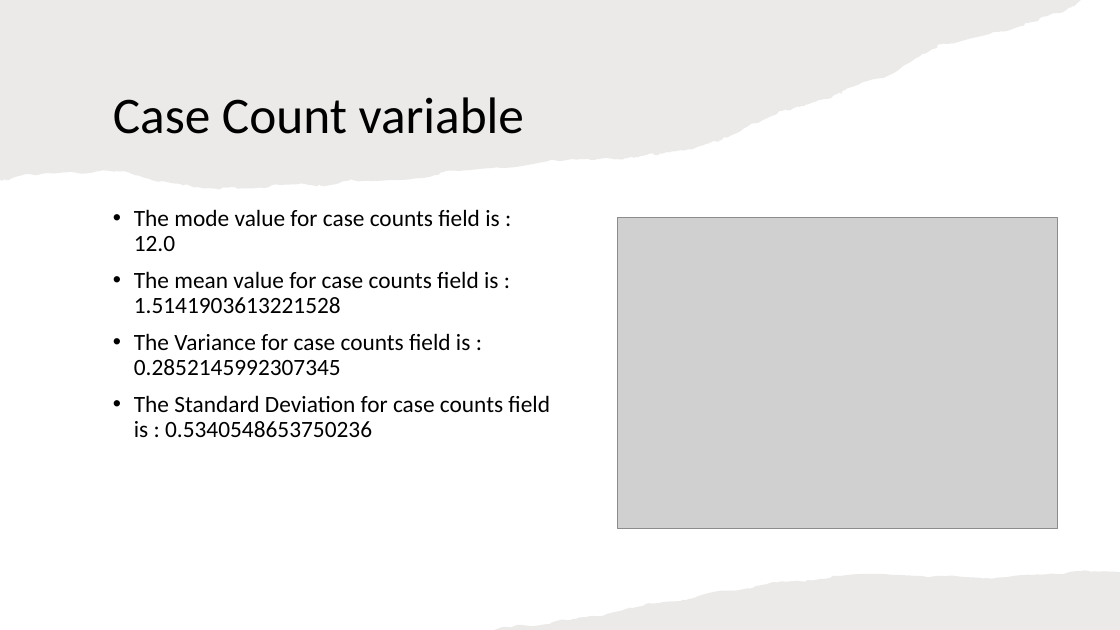
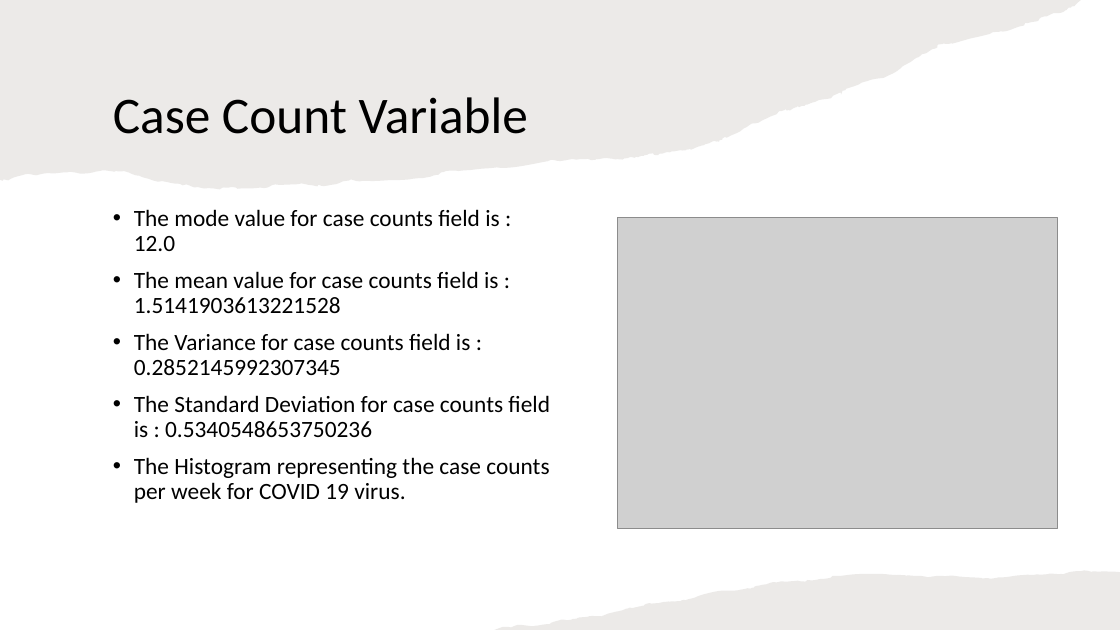
Before and after one commit to santoshgithub100/DSC530_TermEndProject, a slide deck: slide 10 of DC530 Term End Project.pptx. Drawn at 1120x630 pixels with LibreOffice and Linux fonts; fonts in the diff are those of the drawing; grey boxes stand for pictures. Boxes give left, top, right and bottom in pixels: in the first picture for what was removed or moved away, otherwise in the second. Text is boxed around its words. In the diff, an @@ line names an element or a change of style, - is before the commit and + after.

```diff
--- a/DC530 Term End Project.pptx
+++ b/DC530 Term End Project.pptx
@@ title at (x1=113, y1=97, x2=528, y2=134): text changed @@
-Case Count variable
+Case Count Variable
@@ text at (x1=134, y1=457, x2=549, y2=503): paragraph added @@
+• The Histogram representing the case counts per week for COVID 19 virus.
```
Also in this commit, not shown: 6 other slides changed, 8 slides added, 1 slide removed.
